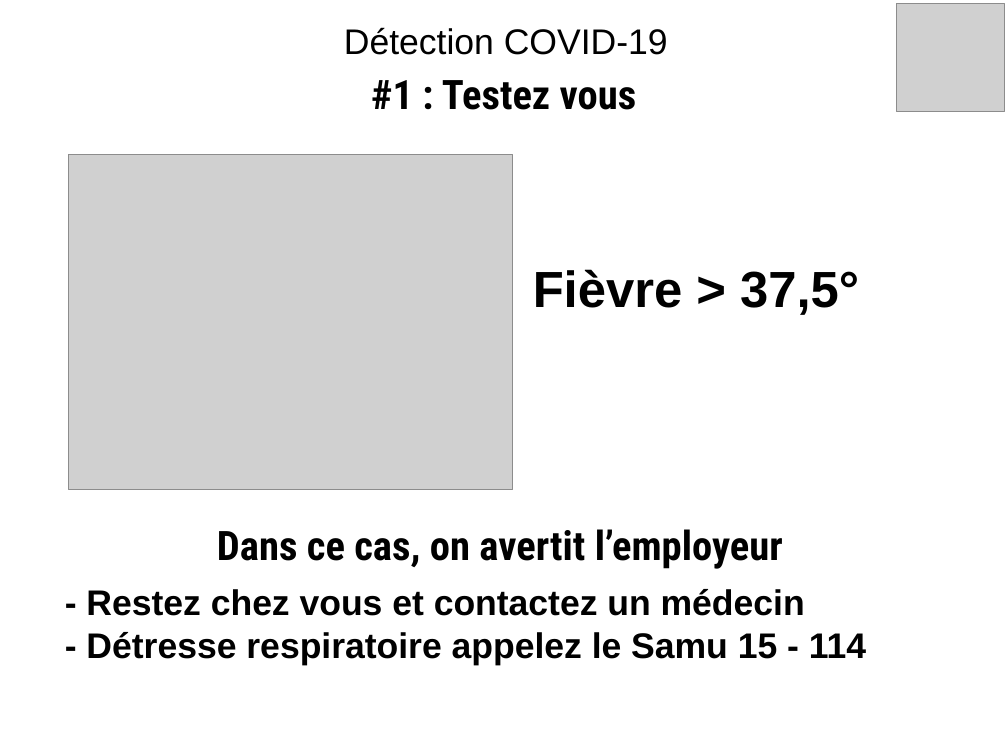
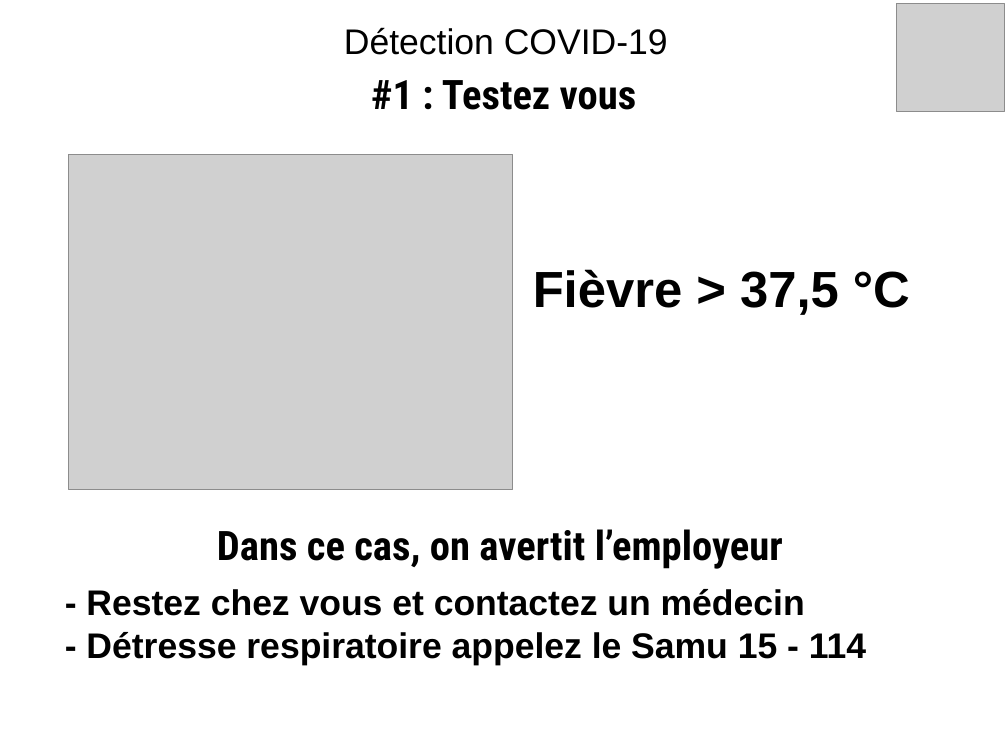
Before and after one commit to Evarisk/bibliotheque-media-risque, a slide deck: slide 1 of causerie/agents-biologiques/prevention-detection-covid-19/prevention-detection-covid-19.odp. Drawn at 1008x756 pixels with LibreOffice and Linux fonts; fonts in the diff are those of the drawing; grey boxes stand for pictures; background and template pictures are left out. Boxes give left, top, right and bottom in pixels: in the first picture for what was removed or moved away, otherwise in the second. Text is boxed around its words. In the diff, an @@ line names an element or a change of style, - is before the commit and + after.

```diff
--- a/causerie/agents-biologiques/prevention-detection-covid-19/prevention-detection-covid-19.odp
+++ b/causerie/agents-biologiques/prevention-detection-covid-19/prevention-detection-covid-19.odp
@@ title at <box>533,269,910,315</box>: text changed @@
-Fièvre > 37,5°
+Fièvre > 37,5 °C
```
Also in this commit, not shown: 2 other slides changed, 6 other files.
